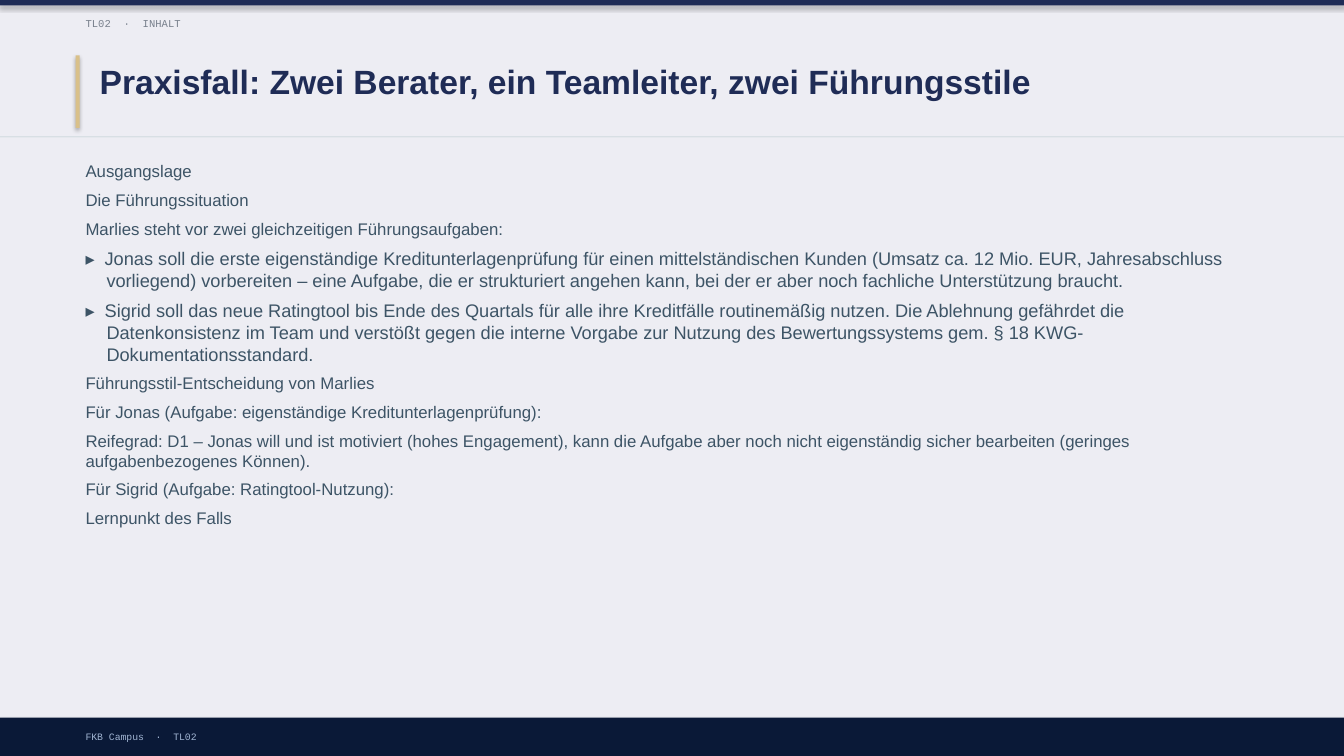
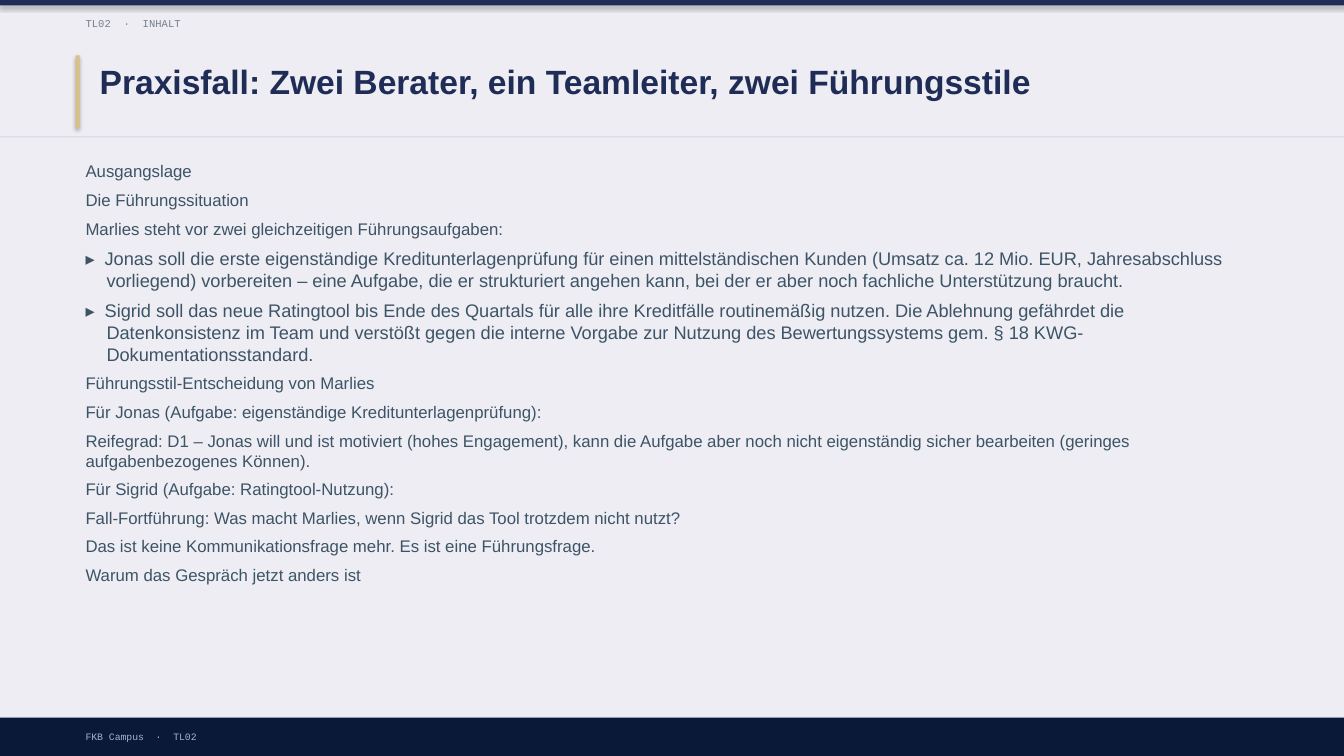
Before and after one commit to ck5rqc47pr-byte/firmenkundenakademie-online, a slide deck: slide 5 of protected-downloads/praesentation/TL02.pptx. Drawn at 1344x756 pixels with LibreOffice and Linux fonts; fonts in the diff are those of the drawing. Boxes give left, top, right and bottom in pixels: in the first picture for what was removed or moved away, otherwise in the second. Text is boxed around its words. In the diff, an @@ line names an element or a change of style, - is before the commit and + after.

```diff
--- a/protected-downloads/praesentation/TL02.pptx
+++ b/protected-downloads/praesentation/TL02.pptx
@@ text at [86,512,680,585]: text changed @@
-Lernpunkt des Falls
+Fall-Fortführung: Was macht Marlies, wenn Sigrid das Tool trotzdem nicht nutzt?
+Das ist keine Kommunikationsfrage mehr. Es ist eine Führungsfrage.
+Warum das Gespräch jetzt anders ist
```
Also in this commit, not shown: 3 other slides changed, 1 slide added, 8 other files.
